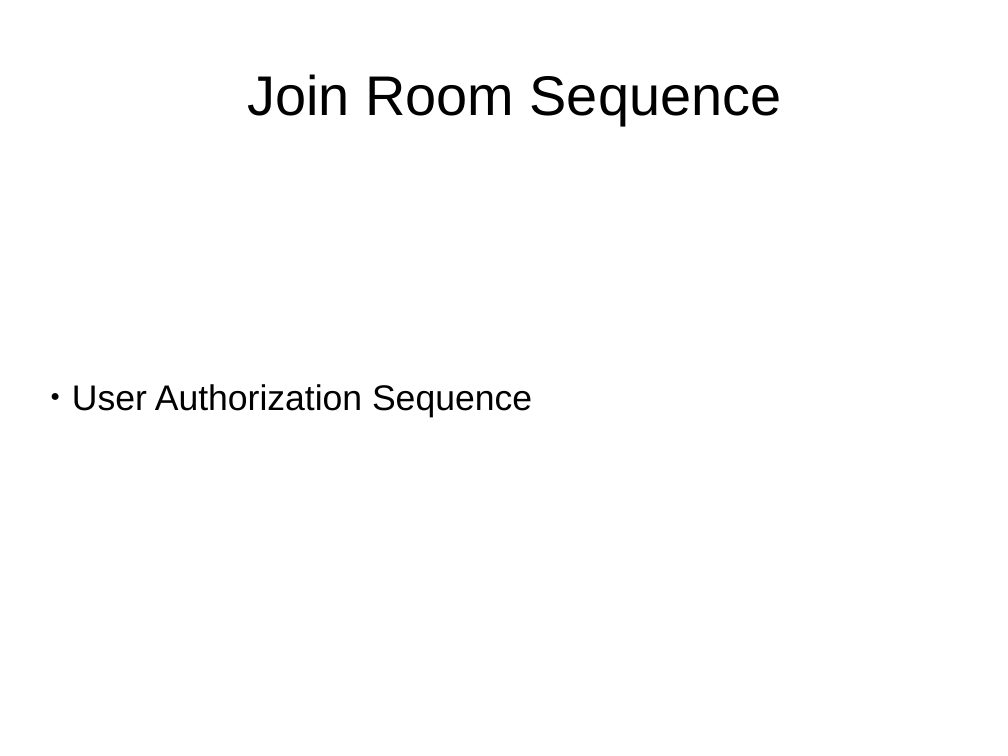
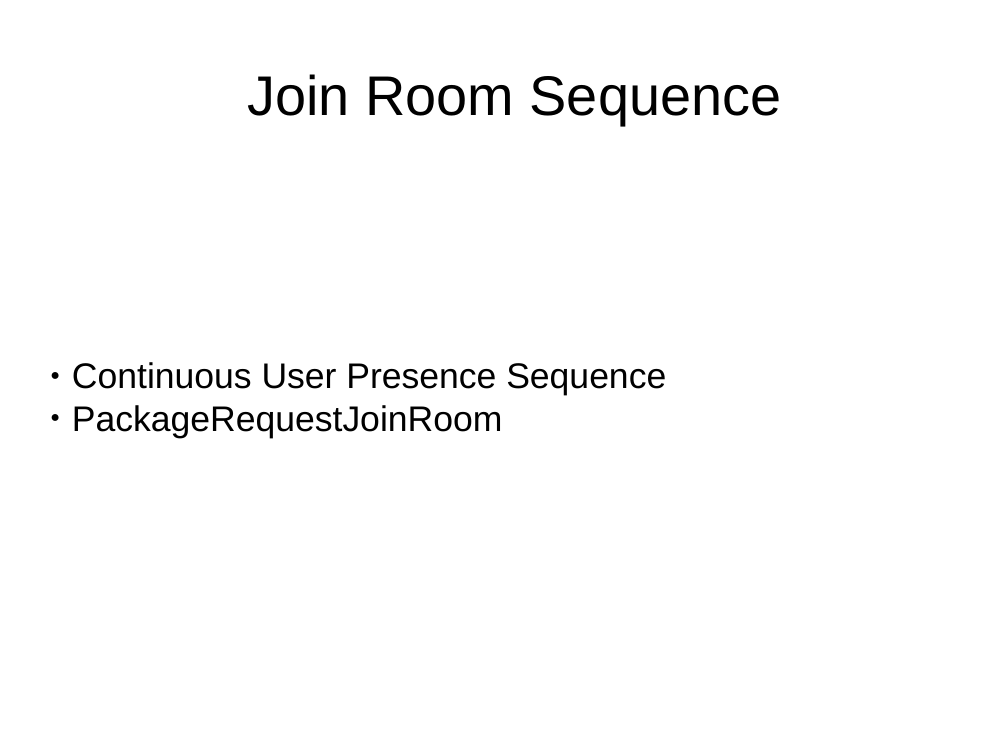
Before and after one commit to Luxan/ServerClientQTCrypto, a slide deck: slide 12 of designer_doc/Communication Procedures.odp. Drawn at 1008x756 pixels with LibreOffice and Linux fonts; fonts in the diff are those of the drawing. Boxes give left, top, right and bottom in pixels: in the first picture for what was removed or moved away, otherwise in the second. Text is boxed around its words. In the diff, an @@ line names an element or a change of style, - is before the commit and + after.

```diff
--- a/designer_doc/Communication Procedures.odp
+++ b/designer_doc/Communication Procedures.odp
@@ subtitle at [72, 362, 666, 439]: text changed @@
-● User Authorization Sequence
+● Continuous User Presence Sequence
+● PackageRequestJoinRoom
```
Also in this commit, not shown: 13 other slides changed, 25 other files.
